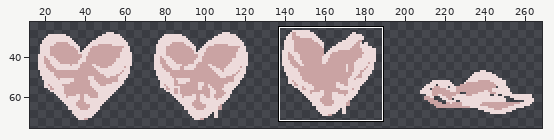
Pixel-art file -- Assets/Sprite/hearts.aseprite. The picture above shows the old version from afar; the outline marks the close-up.
Close-up. Before the edit:
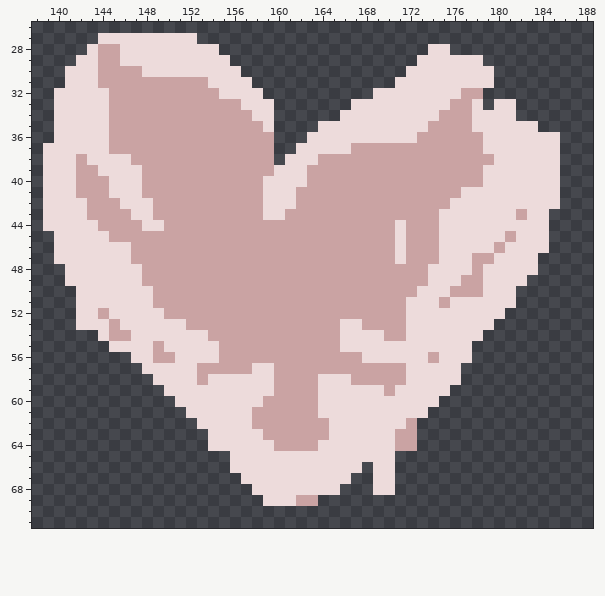
480x270 pixels, 1 frame. Shown: x 138..188, y 26..71. The wide view leaves out empty margins. The commit also changed other parts of the picture, which this record leaves out.
After:
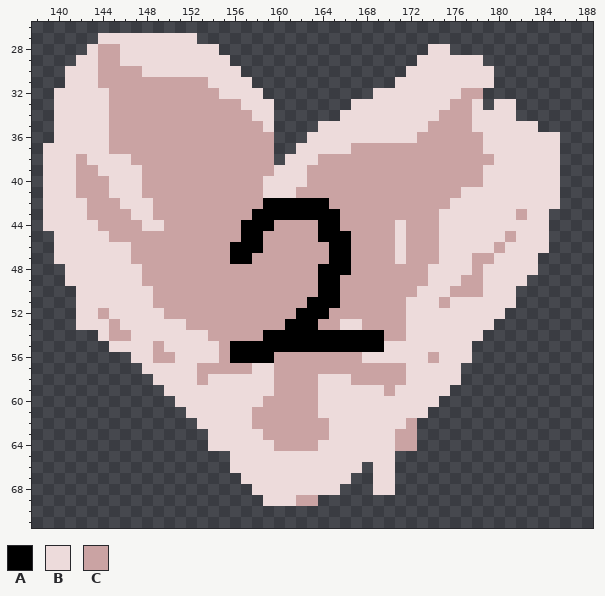
Palette (. is transparent): A #000000  B #eddbdb  C #caa3a3
Changes in this commit:
@@ x 154..171 @@
 41 CCCCCBBBCCCCCCCCCC
-42 CCCCCBBBCCCCCCCCCC
-43 CCCCCBBCCCCCCCCCCC
-44 CCCCCCCCCCCCCCCCCB
-45 CCCCCCCCCCCCCCCCCB
-46 CCCCCCCCCCCCCCCCCB
-47 CCCCCCCCCCCCCCCCCB
-48 CCCCCCCCCCCCCCCCCC
-49 CCCCCCCCCCCCCCCCCC
-50 CCCCCCCCCCCCCCCCCC
-51 CCCCCCCCCCCCCCCCCC
-52 CCCCCCCCCCCCCCCCCC
-53 CCCCCCCCCCCCBBCCCC
-54 CCCCCCCCCCCCBBBBCC
-55 BCCCCCCCCCCCBBBBBB
-56 BCCCCCCCCCCCCCBBBB
+42 CCCCCAAAAAACCCCCCC
+43 CCCCAAAAAAAACCCCCC
+44 CCCAAACCCCAACCCCCB
+45 CCCAACCCCCAAACCCCB
+46 CCAAACCCCCCAACCCCB
+47 CCAACCCCCCCAACCCCB
+48 CCCCCCCCCCAAACCCCC
+49 CCCCCCCCCCAACCCCCC
+50 CCCCCCCCCCAACCCCCC
+51 CCCCCCCCCAAACCCCCC
+52 CCCCCCCCAAACCCCCCC
+53 CCCCCCCAAACCBBCCCC
+54 CCCCCAAAAAAAAAAACC
+55 BCAAAAAAAAAAAAAABB
+56 BCAAAACCCCCCCCBBBB
 57 CCCCBBCCCCCCCCCCCC
